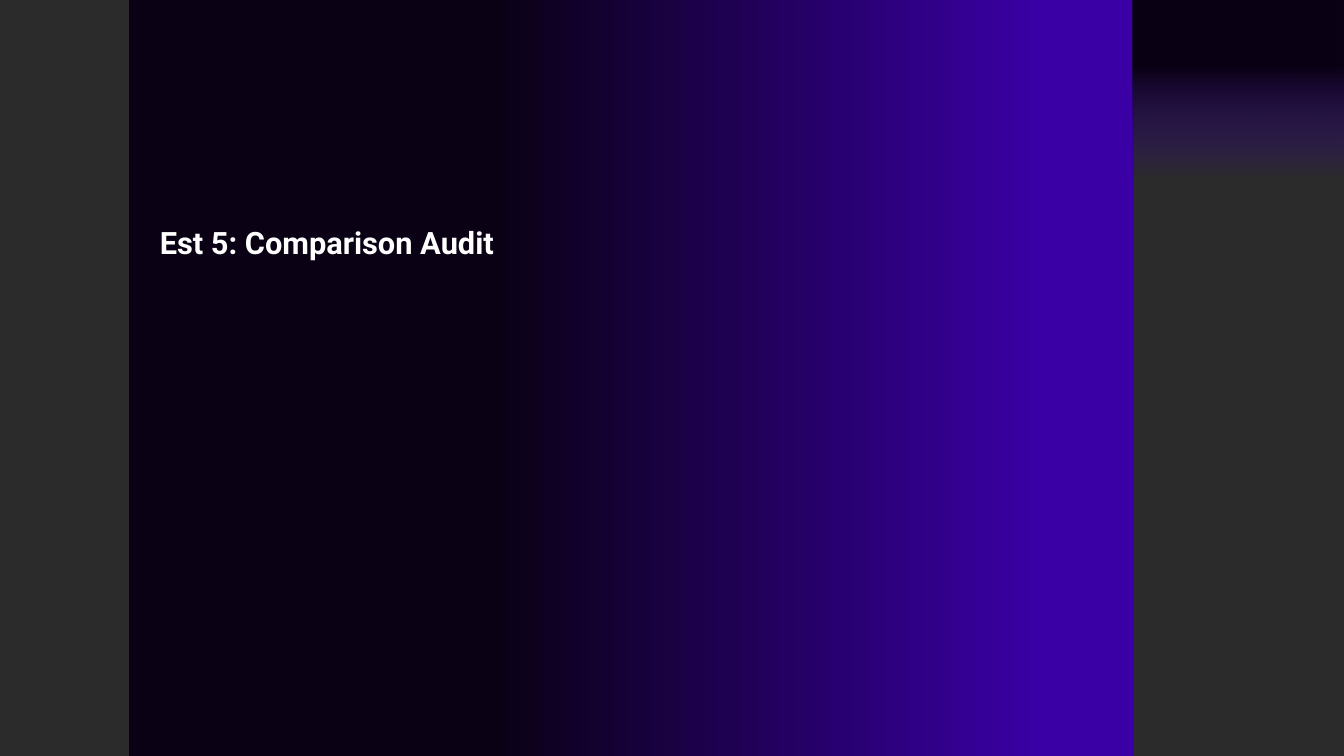
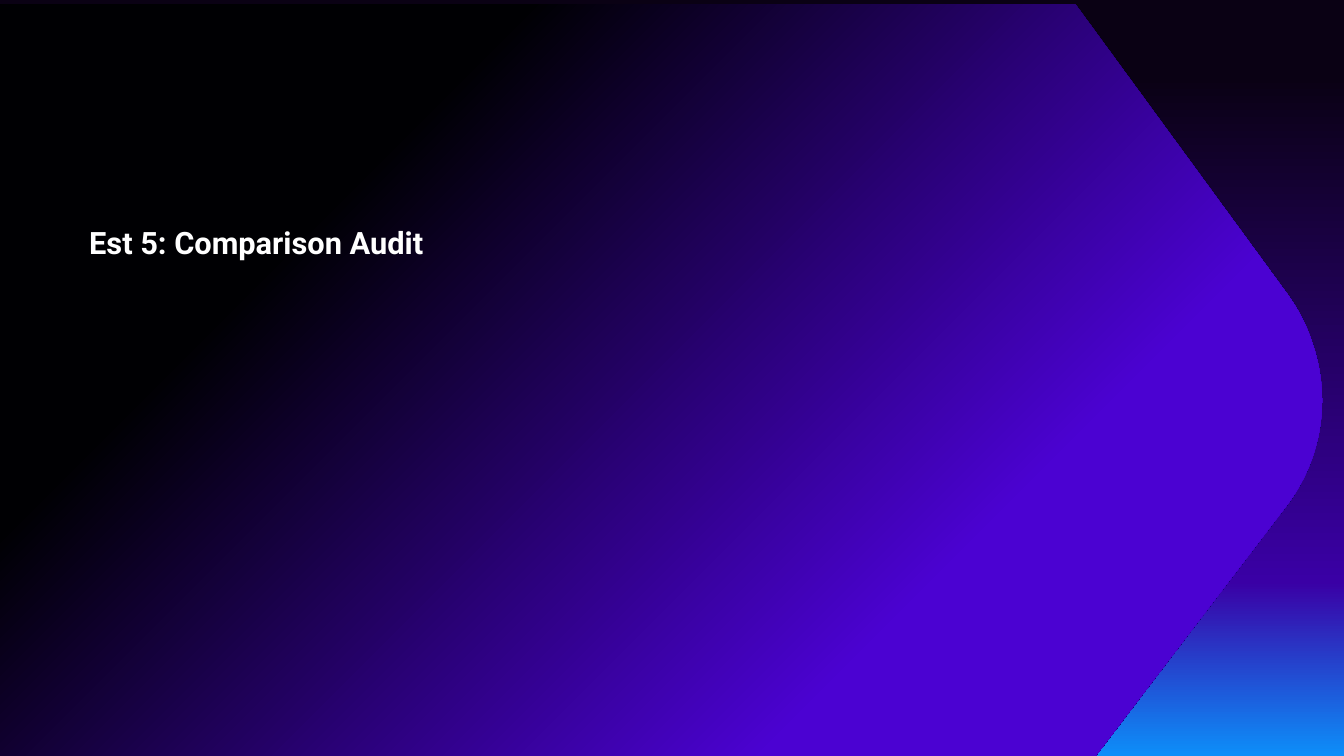
Before and after one commit to MartinWhippD55/d55-analysis, a slide deck: slide 7 of analysis/BRYT/contract-note/BRYT Contract Note Rework - Estimates.pptx (slide 13 before the commit). Drawn at 1344x756 pixels with LibreOffice and Linux fonts; fonts in the diff are those of the drawing; background and template pictures are left out; a plain dark background stands for a picture behind light text. Boxes give left, top, right and bottom in pixels: in the first picture for what was removed or moved away, otherwise in the second. Text is boxed around its words. In the diff, an @@ line names an element or a change of style, - is before the commit and + after.

```diff
--- a/analysis/BRYT/contract-note/BRYT Contract Note Rework - Estimates.pptx
+++ b/analysis/BRYT/contract-note/BRYT Contract Note Rework - Estimates.pptx
@@ background picture (left out) to #FFFFFF @@
@@ rectangle: place and size @@
-rectangle at (129,0,1134,756)
+rectangle at (0,0,1344,756)
@@ rectangle at (0,0,1344,756): fill gradient #3A00A5 to #0A0114 to gradient #0A0114 to #3A00A5 to #0D8EF9 to #2458E9 @@
@@ freeform shape added at (0,4,1323,756), fill gradient #000003 to #4B02D2 @@
@@ rectangle removed at (1133,0,1344,177) @@
@@ title "Est 5: Comparison Audit": place and size @@
-title "Est 5: Comparison Audit" at (160,231,494,261)
+title "Est 5: Comparison Audit" at (89,231,424,261)
```
Also in this commit, not shown: 7 other slides changed, 7 slides removed, 9 other files.
